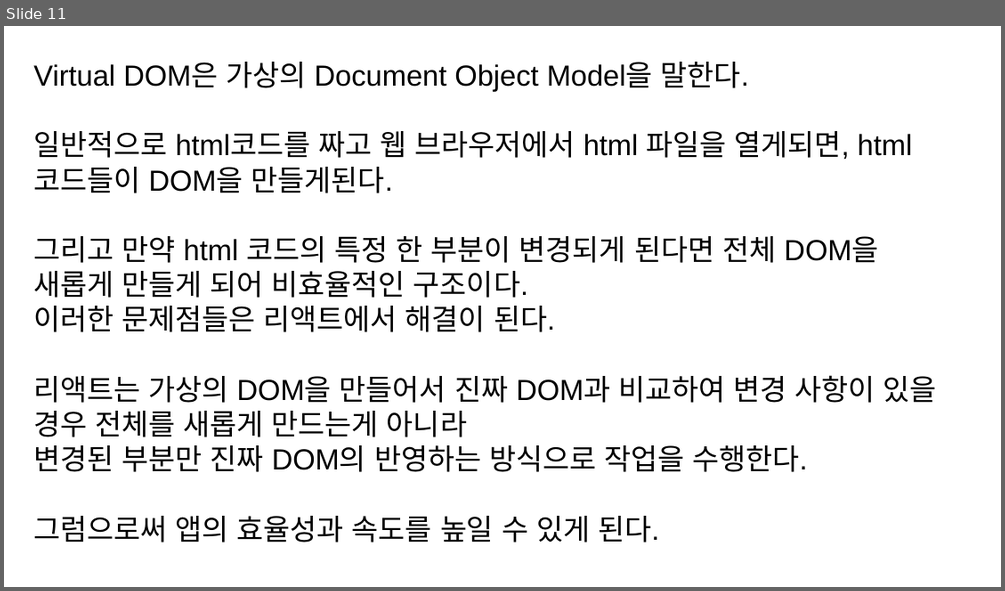
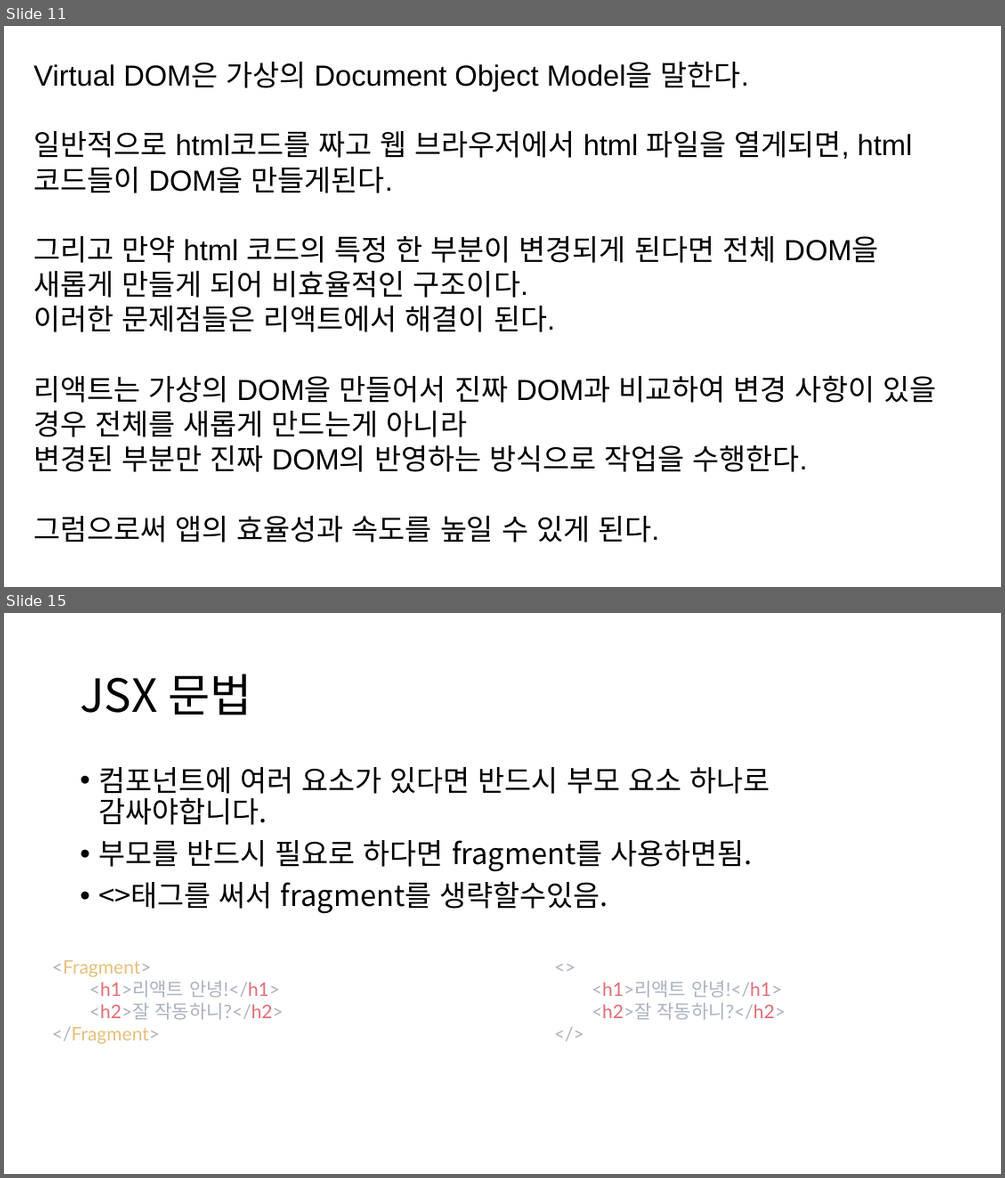
Before and after one commit to ParkNohYul1/study, a slide deck: 리액트/리액트란 무엇인가.pptx. Shown one above the other, each under a label of ours: slide 11 before the commit, slides 11 and 15 after it; the slides between them are not shown. The pictures are 1005x591 and 1005x1178 pixels, drawn with LibreOffice and Linux fonts; fonts in the diff are those of the drawing. Boxes give left, top, right and bottom in pixels: in the first picture for what was removed or moved away, otherwise in the second. Text is boxed around its words. In the diff, an @@ line names an element or a change of style, - is before the commit and + after.

```diff
--- a/리액트/리액트란 무엇인가.pptx
+++ b/리액트/리액트란 무엇인가.pptx
@@ slide 15 added at (4, 613, 1001, 1174), background #FFFFFF @@
@@ title added at (80, 674, 251, 715), 44 pt, text #000000 @@
+JSX 문법
@@ text added at (98, 767, 769, 913), 28 pt, text #000000 @@
+• 컴포넌트에 여러 요소가 있다면 반드시 부모 요소 하나로 감싸야합니다.
+• 부모를 반드시 필요로 하다면 fragment를 사용하면됨.
+• <>태그를 써서 fragment를 생략할수있음.
@@ text added at (52, 960, 283, 1044), 18 pt, text #ABB2BF @@
+<Fragment>
+  <h1>리액트 안녕!</h1>
+  <h2>잘 작동하니?</h2>
+</Fragment>
@@ text added at (591, 981, 785, 1020), 18 pt, text #ABB2BF @@
+<>
+  <h1>리액트 안녕!</h1>
+  <h2>잘 작동하니?</h2>
+</>
```
Also in this commit, not shown: 2 slides changed, 6 other slides added.
